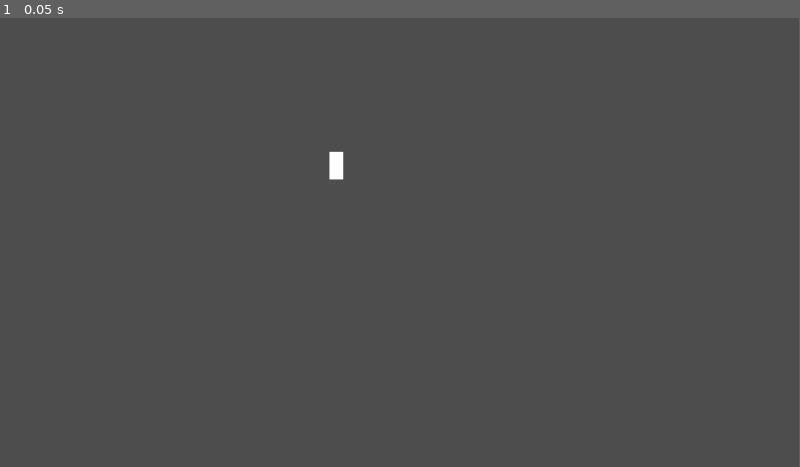
Above: before the commit, frame 1.
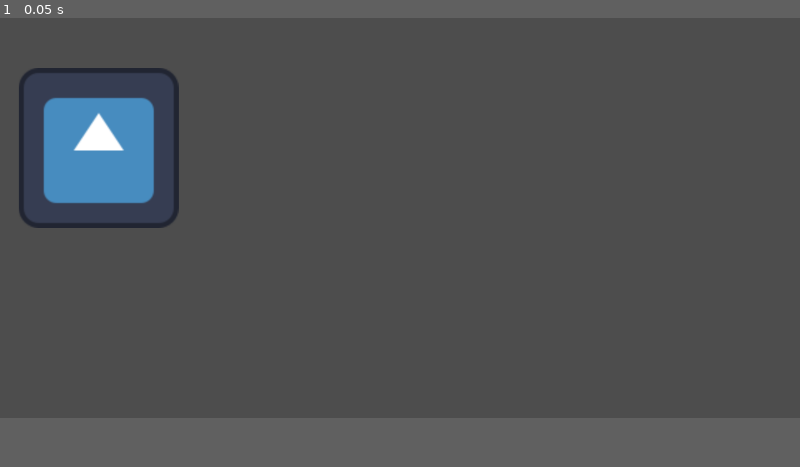
Above: after the commit, the same moment.

Repository: micro-47/garden-of-faith
Game: Godot game, scene res://main_scene.tscn
Two runs of this game, one before a commit and one after it. Both use one fixed random seed, a clock stepped at 60 frames per second and the inputs below. The engine's default icon, where the game draws it, is replaced by a stand-in: a white triangle on a blue panel in a dark square.
Inputs:
- Up to frame 1 (0.05 s): no input
The window is 799x449 before the commit and 800x400 after it. Grey fills any space a smaller window leaves; there, only what the larger window draws over its background counts as a difference.

The runs differ from the first frame. In frame 1, 4.3% of the frame differs, in the area x 2-43%, y 11-47%.

Commit message:
Organization plus "main character"
set up a bare bones file organization cuz my ocd and also started on the "main character" which is just a camera

Diff:
--- /dev/null
+++ b/Entities/Main Character/Main Character.tscn
@@ -0,0 +1,57 @@
+[gd_scene load_steps=5 format=3 uid="uid://doxeqs08rkrou"]
+
+[ext_resource type="Texture2D" uid="uid://gao2o736b6h1" path="res://icon.svg" id="1_ls6ej"]
+
+[sub_resource type="GDScript" id="GDScript_tkhsf"]
+script/source = "extends Node2D
+
+
+# Called when the node enters the scene tree for the first time.
+func _ready() -> void:
+	pass # Replace with function body.
+
+# Called every frame. 'delta' is the elapsed time since the previous frame.
+func _process(delta: float) -> void:
+	pass
+"
+
+[sub_resource type="GDScript" id="GDScript_tjdwi"]
+resource_name = "panning"
+script/source = "extends CharacterBody2D
+
+
+const SPEED = 300.0
+const JUMP_VELOCITY = -400.0
+
+
+func _physics_process(delta: float) -> void:
+
+	# Get the input direction and handle the movement/deceleration.
+	# As good practice, you should replace UI actions with custom gameplay actions.
+	var direction := Input.get_axis(\"ui_left\", \"ui_right\")
+	if direction:
+		velocity.x = direction * SPEED
+	else:
+		velocity.x = move_toward(velocity.x, 0, SPEED)
+
+	move_and_slide()
+"
+
+[sub_resource type="RectangleShape2D" id="RectangleShape2D_t4yt0"]
+
+[node name="MainCharacter" type="Node2D"]
+script = SubResource("GDScript_tkhsf")
+
+[node name="CharacterBody2D" type="CharacterBody2D" parent="."]
+script = SubResource("GDScript_tjdwi")
+
+[node name="Camera" type="Camera2D" parent="CharacterBody2D"]
+zoom = Vector2(2, 2)
+
+[node name="CollisionShape2D" type="CollisionShape2D" parent="CharacterBody2D"]
+scale = Vector2(32, 16)
+shape = SubResource("RectangleShape2D_t4yt0")
+
+[node name="Sprite2D" type="Sprite2D" parent="CharacterBody2D"]
+position = Vector2(-241, -56)
+texture = ExtResource("1_ls6ej")
--- a/villager.tscn
+++ b/Entities/Villager/villager.tscn
@@ -1,6 +1,6 @@
 [gd_scene load_steps=3 format=3 uid="uid://b4kj2xbymw3km"]
 
-[ext_resource type="Script" path="res://villager.gd" id="1_rymuv"]
+[ext_resource type="Script" path="res://Entities/Villager/villager.gd" id="1_rymuv"]
 
 [sub_resource type="RectangleShape2D" id="RectangleShape2D_8v2jx"]
 size = Vector2(20, 40)
--- a/main_scene.tscn
+++ b/main_scene.tscn
@@ -1,8 +1,12 @@
-[gd_scene load_steps=2 format=3 uid="uid://co1vat2ysuwko"]
+[gd_scene load_steps=3 format=3 uid="uid://co1vat2ysuwko"]
 
-[ext_resource type="PackedScene" uid="uid://b4kj2xbymw3km" path="res://villager.tscn" id="1_thdvd"]
+[ext_resource type="PackedScene" uid="uid://b4kj2xbymw3km" path="res://Entities/Villager/villager.tscn" id="1_thdvd"]
+[ext_resource type="PackedScene" uid="uid://doxeqs08rkrou" path="res://Entities/Main Character/Main Character.tscn" id="2_wm7kg"]
 
 [node name="Node2D" type="Node2D"]
 
 [node name="Villager" parent="." instance=ExtResource("1_thdvd")]
-position = Vector2(485, 213)
+position = Vector2(559, 295)
+
+[node name="MainCharacter" parent="." instance=ExtResource("2_wm7kg")]
+position = Vector2(816, 420)
--- a/project.godot
+++ b/project.godot
@@ -15,6 +15,11 @@
 config/features=PackedStringArray("4.3", "GL Compatibility")
 config/icon="res://icon.svg"
 
+[display]
+
+window/size/viewport_width=1280
+window/size/viewport_height=640
+
 [rendering]
 
 renderer/rendering_method="gl_compatibility"
Renamed: villager.gd -> Entities/Villager/villager.gd
